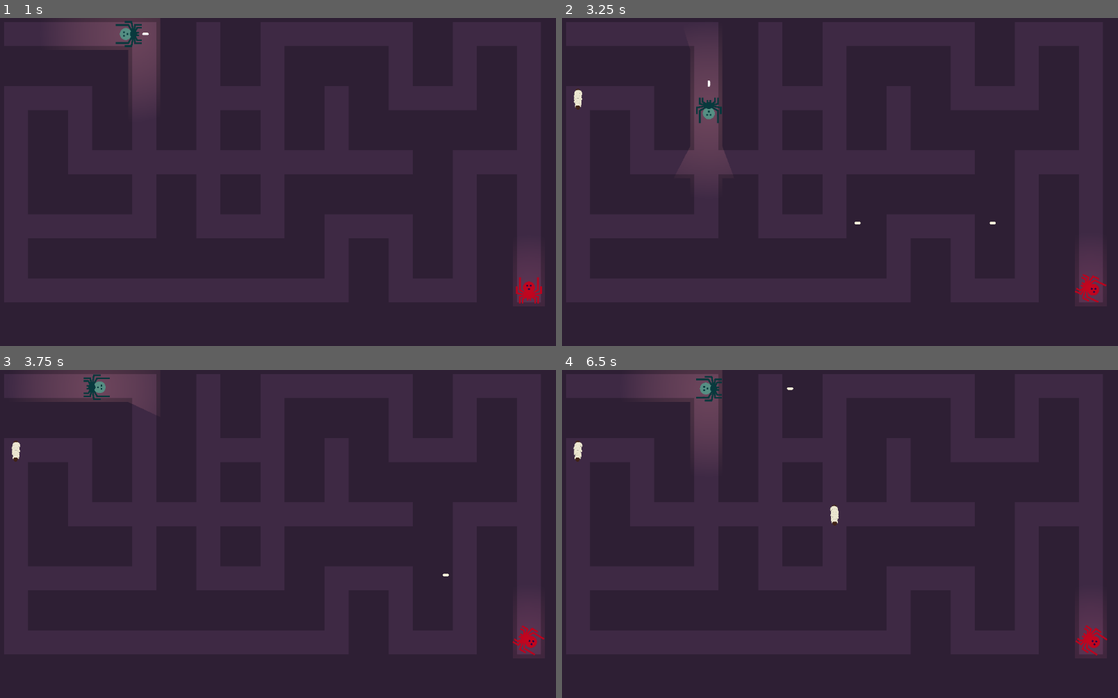
Above: before the commit, frames 1-4 (two rows, left to right).
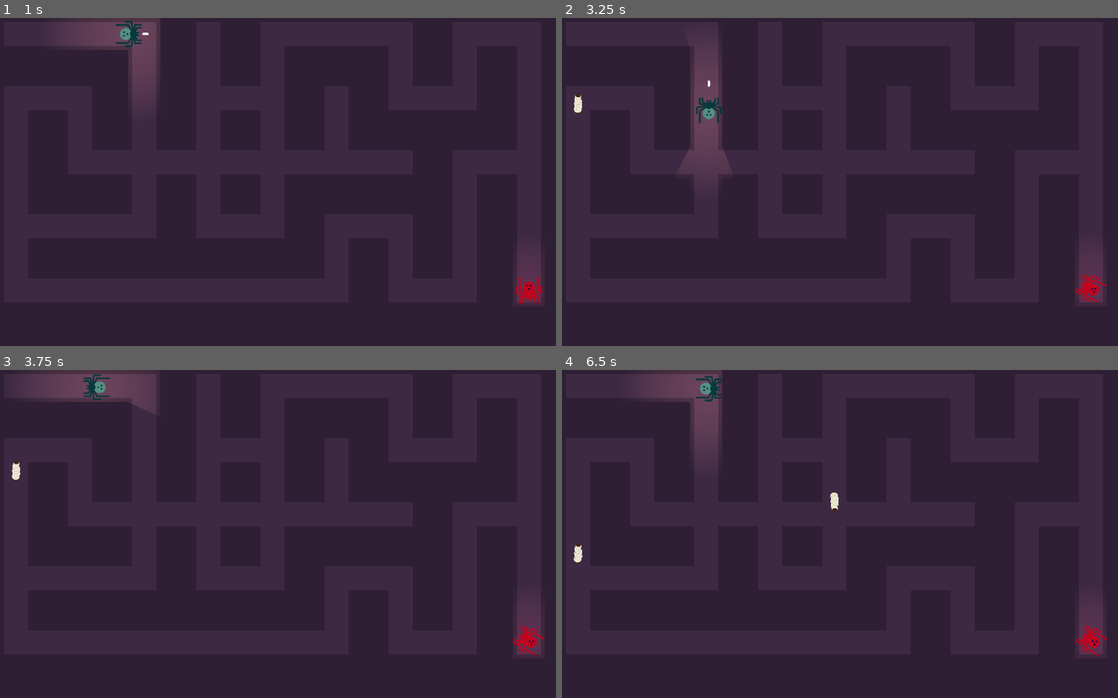
Above: after the commit, the same moments.

Repository: ehix/burrow
Game: Godot game, scene res://src/World.tscn
Two runs of this game, one before a commit and one after it. Both use one fixed random seed, a clock stepped at 60 frames per second and the inputs below.
Inputs (mouse positions are in pixels of both pictures, inside the frame that each line leads up to):
- Up to frame 1 (1 s): tap Enter at 0.5 s; move the mouse to (400, 165) at 0.52 s; press the mouse at (400, 165) at 0.53 s; hold Right (move_right) from 0.53 s (still down); tap Space (fire) at 0.8 s
- Up to frame 2 (3.25 s): move the mouse to (728, 198) at 1.27 s; release Right (move_right) at 1.28 s; release the mouse at (728, 198) at 1.28 s; hold Down (move_down) 1.28-2.03 s; tap Space (fire) at 1.35, 2.3, 2.75, 2.85 s; click (728, 198) at 1.55 s; move the mouse to (895, 109) at 2.02 s; press the mouse at (895, 109) at 2.03 s; hold Right (move_right) 2.03-2.78 s; move the mouse to (812, 247) at 2.77 s; release the mouse at (812, 247) at 2.78 s; hold Up (move_up) from 2.78 s (still down); click (812, 247) at 3.05 s
- Up to frame 3 (3.75 s): move the mouse to (444, 583) at 3.52 s; release Up (move_up) at 3.53 s; press the mouse at (444, 583) at 3.53 s; hold Left (move_left) from 3.53 s (still down)
- Up to frame 4 (6.5 s): tap Space (fire) at 3.8, 4.35, 5.3, 5.85 s; move the mouse to (673, 484) at 4.27 s; release the mouse at (673, 484) at 4.28 s; click (673, 484) at 4.55 s; move the mouse to (867, 534) at 5.02 s; release Left (move_left) at 5.03 s; press the mouse at (867, 534) at 5.03 s; hold Down (move_down) 5.03-5.78 s; move the mouse to (756, 452) at 5.77 s; release the mouse at (756, 452) at 5.78 s; hold Right (move_right) from 5.78 s (still down); click (756, 452) at 6.05 s

Frame 1 is identical in both runs. In frame 2, less than 0.1% of the frame differs, in the area x 2-78%, y 21-63%; in frame 3, 0.2%; in frame 4, 0.3%, in the area x 2-50%, y 5-60%.

Commit message:
spawning larvae with adaptive orientation and basic movement

Diff:
--- a/prototype/environment/Maze.gd
+++ b/prototype/environment/Maze.gd
@@ -106,29 +106,43 @@
 				self.set_cellv(cell+neighbor/2, 10)
 		#yield(get_tree(), 'idle_frame')
 
-func get_grid_id_from_worldpos(worldpos: Vector2):
-	var cell_num = self.world_to_map(worldpos)
-	print("Maze, get grid index from worldpos - ", cell_num)
-	return cell_num
+func get_id_from_worldpos(worldpos: Vector2):
+	var grid_id = self.world_to_map(worldpos)
+#	print("Maze, get grid index from worldpos - ", grid_id)
+	return grid_id
+
+func get_next_cell_tiletype(worldpos: Vector2, facing_dir: Vector2):
+		var current_id = self.world_to_map(worldpos)
+		var next_id = current_id + facing_dir
+#		print("Maze, get next id - ", next_id)
+		var next_tiletype = get_tiletype(next_id)
+		return next_tiletype
 
 func get_tiletype_from_worldpos(worldpos: Vector2):
 	var cell_num = self.world_to_map(worldpos)
-	print("Maze, get grid index from worldpos - ", cell_num)
+#	print("Maze, get grid index from worldpos - ", cell_num)
 	return get_tiletype(cell_num)
 
 func get_tiletype(grid_id: Vector2):
+	var tilemap_index = self.get_cellv(grid_id)
+
+	# First check if the current tile is a blocked cell or invalid (off map)
+	if tilemap_index == block_tile || tilemap_index == -1:
+		print("FOUND BLOCKED CELL")
+		return TileTypes.BLOCKED_CELL
+	# If not blocked then check the adjoining cells to determine this cells context
 	var up_tile = self.get_cellv(grid_id + Vector2.UP)
 	var up_blocked = up_tile == block_tile || up_tile == -1
-	print("Up Blocked? - ", up_blocked)
+#	print("Up Blocked? - ", up_blocked)
 	var right_tile = self.get_cellv(grid_id + Vector2.RIGHT)
 	var right_blocked = right_tile == block_tile || right_tile == -1
-	print("Right Blocked? - ", right_blocked)
+#	print("Right Blocked? - ", right_blocked)
 	var down_tile = self.get_cellv(grid_id + Vector2.DOWN)
 	var down_blocked = down_tile == block_tile || down_tile == -1
-	print("Down Blocked? - ", down_blocked)
+#	print("Down Blocked? - ", down_blocked)
 	var left_tile = self.get_cellv(grid_id + Vector2.LEFT)
 	var left_blocked = left_tile == block_tile || left_tile == -1
-	print("Left Blocked? - ", left_blocked)
+#	print("Left Blocked? - ", left_blocked)
 
 	# Horizontal Tunnel Variants
 	if up_blocked && down_blocked && !left_blocked && !right_blocked:
--- a/prototype/src/Enemy.gd
+++ b/prototype/src/Enemy.gd
@@ -66,9 +66,9 @@
 	else:
 		$AnimationPlayer.play("Damage")
 
-func _on_Area2D_body_entered(body: Node) -> void:
-	print("Enemy body entered ", body.name)
-#	pass # Replace with function body.
+#func _on_Area2D_body_entered(body: Node) -> void:
+##	print("Enemy body entered ", body.name)
+##	pass # Replace with function body.
 
 
 
--- a/prototype/src/Larvae.gd
+++ b/prototype/src/Larvae.gd
@@ -1,58 +1,68 @@
 extends Node2D
 
-
+const TileTypes = preload("res://src/TileTypes.gd").Tile_Type
 # Declare member variables here. Examples:
 # var a: int = 2
 # var b: String = "text"
-
-
+var velocity = Vector2.ZERO
+var current_dir = Vector2.UP # Default sprite is up
 # Called when the node enters the scene tree for the first time.
 func _ready() -> void:
 	pass # Replace with function body.
 
-export var speed: int = 10
+export var speed: int = 1
 
 var direction := Vector2.ZERO
 
 
 # Called every frame. 'delta' is the elapsed time since the previous frame.
 func _physics_process(delta: float) -> void:
-	if direction != Vector2.ZERO:
-		var velocity = direction * speed
+	if current_dir != Vector2.ZERO:
+		var velocity = current_dir * speed
 		global_position += velocity
 
 
 
 
 func set_direction(new_direction: Vector2):
-	var is_horizontal := false
-	if new_direction == Vector2.RIGHT:
-		is_horizontal = true
-	if new_direction == Vector2.LEFT:
-		is_horizontal = true
-
-	self.direction = new_direction
-	if is_horizontal:
+	if new_direction == Vector2.UP:
+		velocity.y -= 1
+		rotation_degrees = 0
+		current_dir = Vector2.UP
+	elif new_direction == Vector2.RIGHT:
+		velocity.x += 1
 		rotation_degrees = 90
-	else:
-		rotation_degrees = 0
+		current_dir = Vector2.RIGHT
+	elif new_direction == Vector2.DOWN:
+		velocity.y += 1
+		rotation_degrees = 180
+		current_dir = Vector2.DOWN
+	elif new_direction == Vector2.LEFT:
+		velocity.x -= 1
+		rotation_degrees = 270
+		current_dir = Vector2.LEFT
 
 
+func decide_orientation(tile_type: int):
+	print("decide orientation, tile type = ", tile_type)
+	if tile_type == TileTypes.TUNNEL_VERTICAL || tile_type == TileTypes.CORNER_BOTTOM_LEFT || tile_type == TileTypes.CORNER_BOTTOM_RIGHT || tile_type == TileTypes.CROSSROAD || tile_type == TileTypes.T_UPSIDE_DOWN:
+		set_direction(Vector2.UP)
+	elif tile_type == TileTypes.T_NORMAL || tile_type == TileTypes.CORNER_TOP_LEFT || tile_type == TileTypes.CORNER_TOP_RIGHT:
+		set_direction(Vector2.DOWN)
+	elif tile_type == TileTypes.TUNNEL_HORIZONTAL || tile_type == TileTypes.T_LEFT:
+		set_direction(Vector2.RIGHT)
+	else:
+		set_direction(Vector2.LEFT)
 
 func _on_Area2D_area_entered(area: Area2D) -> void:
-	print("Bullet hit something! - ", area.get_parent().name)
+	print("Larvae hit something! - ", area.get_parent().name)
 
 
 
 func _on_Area2D_body_entered(body: Node) -> void:
-	print("Bullet body entered something! - ", body.name)
-	if "TileMap" in body.name:
-		queue_free()
-
-	if "Enemy" in body.name:
-		queue_free()
-
-
-# Called every frame. 'delta' is the elapsed time since the previous frame.
-#func _process(delta: float) -> void:
-#	pass
+	print("Larvae body entered something! - ", body.name)
+#	if "TileMap" in body.name:
+#		queue_free()
+#
+#	if "Enemy" in body.name:
+#		queue_free()
--- a/prototype/src/TileTypes.gd
+++ b/prototype/src/TileTypes.gd
@@ -1,4 +1,5 @@
 enum Tile_Type {
+BLOCKED_CELL,
 TUNNEL_HORIZONTAL, # --
 TUNNEL_VERTICAL, # |
 CORNER_TOP_LEFT, # |¯
--- a/prototype/src/Web.gd
+++ b/prototype/src/Web.gd
@@ -32,14 +32,14 @@
 
 
 
-func _on_Area2D_area_entered(area: Area2D) -> void:
-	print("Bullet hit something! - ", area.get_parent().name)
-
+#func _on_Area2D_area_entered(area: Area2D) -> void:
+#	print("Bullet hit something! - ", area.get_parent().name)
+#
 
 
 func _on_Area2D_body_entered(body: Node) -> void:
-	print("Bullet body entered something! - ", body.name)
-	if "TileMap" in body.name:
+#	print("Bullet body entered something! - ", body.name)
+	if "Maze" in body.name:
 		queue_free()
 
 	if "Enemy" in body.name:
--- a/prototype/src/World.gd
+++ b/prototype/src/World.gd
@@ -11,13 +11,13 @@
 	print("enum example - T Left = ",TileTypes.T_LEFT)
 	pass # Replace with function body.
 
-func get_input():
-	if Input.is_action_pressed("click"):
-		Maze.get_tiletype_from_worldpos(get_global_mouse_position())
-
+#func get_input():
+#	if Input.is_action_pressed("click"):
+#		Maze.get_tiletype_from_worldpos(get_global_mouse_position())
+#
 
 func _process(delta: float) -> void:
-	get_input()
+#	get_input()
 	if init_timout > 0:# DUMMY TIMEOUT
 		init_timout -= delta# DUMMY TIMEOUT
 	else:
@@ -39,6 +39,8 @@
 		if cell_type != Maze.block_tile:
 			found_valid_tile = true
 	larvae_instance.global_position = ((cell_location * Maze.tile_size) + (Maze.tile_size / 2))
+	var target_tiletype = Maze.get_tiletype_from_worldpos(larvae_instance.global_position)
+	larvae_instance.decide_orientation(target_tiletype)
 	get_tree().get_root().add_child(larvae_instance)
 	increment_larvae()
 
--- a/prototype/src/player.gd
+++ b/prototype/src/player.gd
@@ -1,12 +1,6 @@
 extends KinematicBody2D
 
 
-enum DIR {
-	NORTH,
-	EAST,
-	SOUTH,
-	WEST
-}
 # Declare member variables here. Examples:
 var movespeed: int = 500
 var bullet_speed = 2000
@@ -55,10 +49,8 @@
 	bullet_instance.set_direction(current_dir)
 
 	get_tree().get_root().call_deferred("add_child", bullet_instance)
-#	bullet_instance.rotation_degrees = rotation_degrees
-#	bullet_instance.apply_impulse(Vector2(), Vector2(bullet_speed, 0).rotated(rotation))
-#	bullet_instance.apply_impulse(Vector2(), Vector2(bullet_speed, 0).rotated(deg2rad(270)))
-# Called when the node enters the scene tree for the first time.
+	var Maze = get_parent().get_node("Maze")
+	Maze.get_next_cell_tiletype(self.global_position, current_dir)
 
 func _physics_process(delta: float) -> void:
 	var current_direction = get_input()
